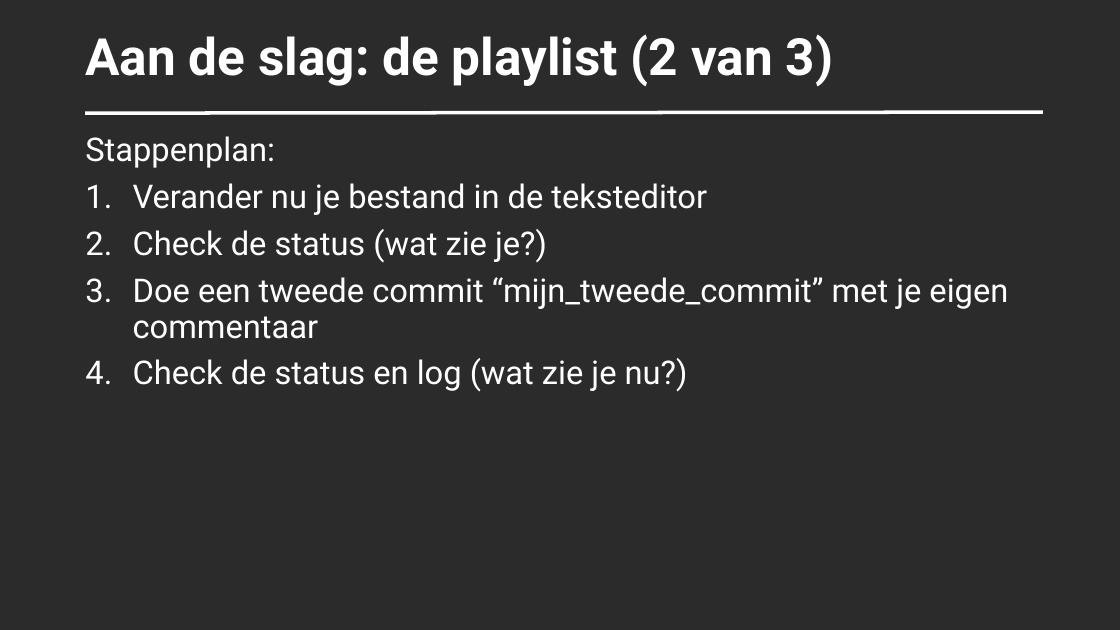
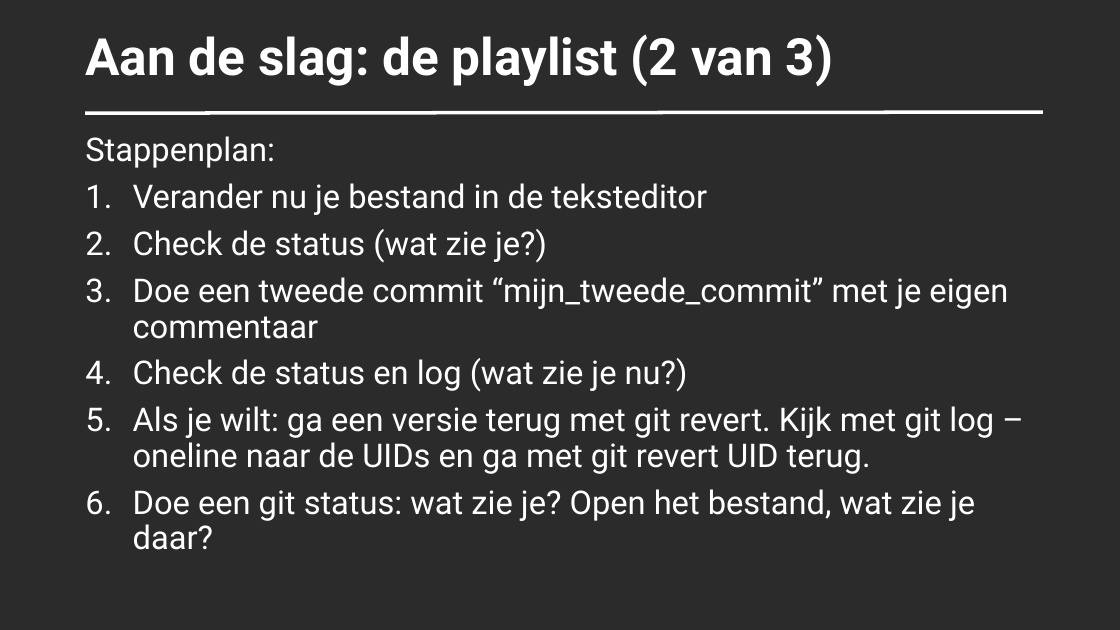
Before and after one commit to SUPERPNL/GIT-Cursus-SxBlue-2026, a slide deck: slide 10 of docs/20261101_gitcursus_SxBlue.pptx. Drawn at 1120x630 pixels with LibreOffice and Linux fonts; fonts in the diff are those of the drawing; background and template pictures are left out; a plain dark background stands for a picture behind light text. Boxes give left, top, right and bottom in pixels: in the first picture for what was removed or moved away, otherwise in the second. Text is boxed around its words. In the diff, an @@ line names an element or a change of style, - is before the commit and + after.

```diff
--- a/docs/20261101_gitcursus_SxBlue.pptx
+++ b/docs/20261101_gitcursus_SxBlue.pptx
@@ text at bbox=[133, 406, 994, 550]: paragraphs added @@
+5. Als je wilt: ga een versie terug met git revert. Kijk met git log –oneline naar de UIDs en ga met git revert UID terug.
+6. Doe een git status: wat zie je? Open het bestand, wat zie je daar?
```
Also in this commit, not shown: 6 other slides changed, 11 slides removed, 1 other file.
